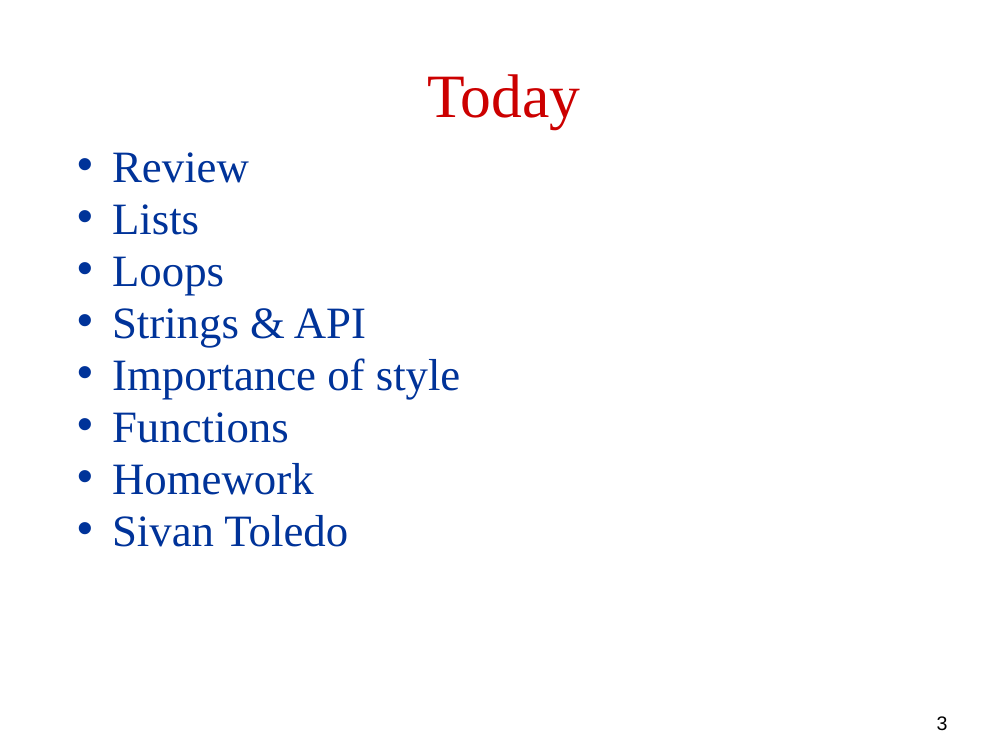
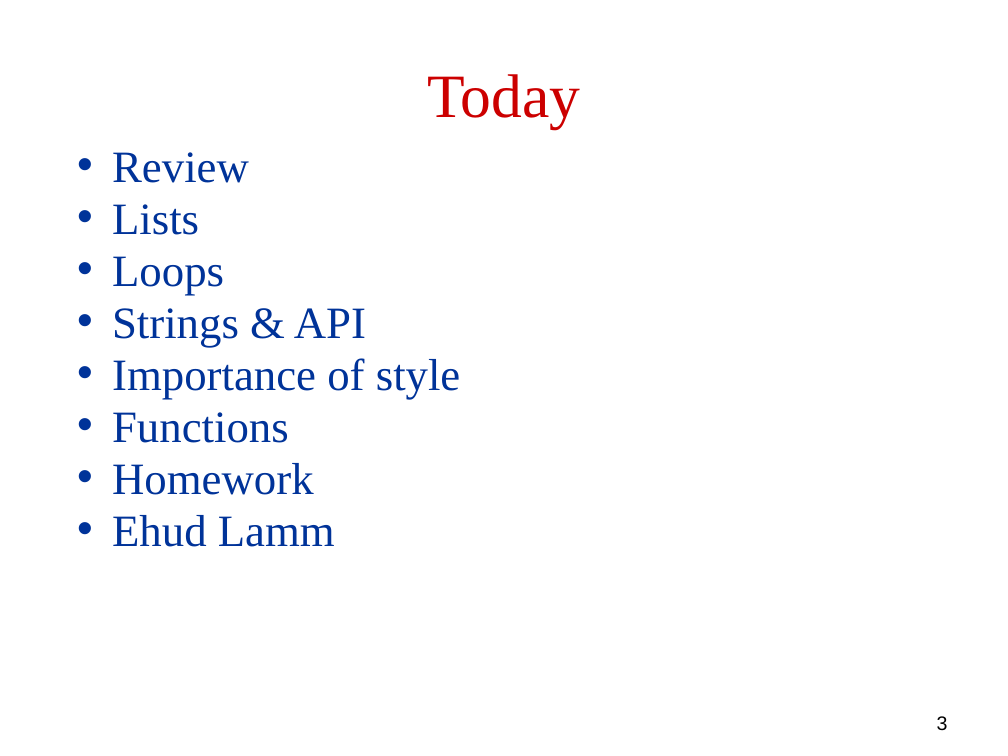
Before and after one commit to robintux/gip, a slide deck: slide 3 of Sessions/2/gip2.pptx. Drawn at 1008x756 pixels with LibreOffice and Linux fonts; fonts in the diff are those of the drawing. Boxes give left, top, right and bottom in pixels: in the first picture for what was removed or moved away, otherwise in the second. Text is boxed around its words. In the diff, an @@ line names an element or a change of style, - is before the commit and + after.

```diff
--- a/Sessions/2/gip2.pptx
+++ b/Sessions/2/gip2.pptx
@@ text at box(112, 515, 335, 547): text changed @@
-• Sivan Toledo
+• Ehud Lamm
```
Also in this commit, not shown: 6 other slides changed.
